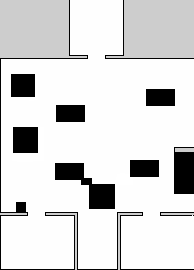
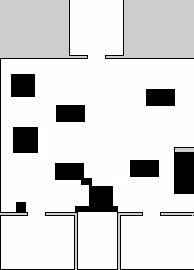
Before/after of a 194x270 layered artwork. What changed in the layer stack:
painted on "keepout_mask.pgm" over [75, 184, 118, 212]
